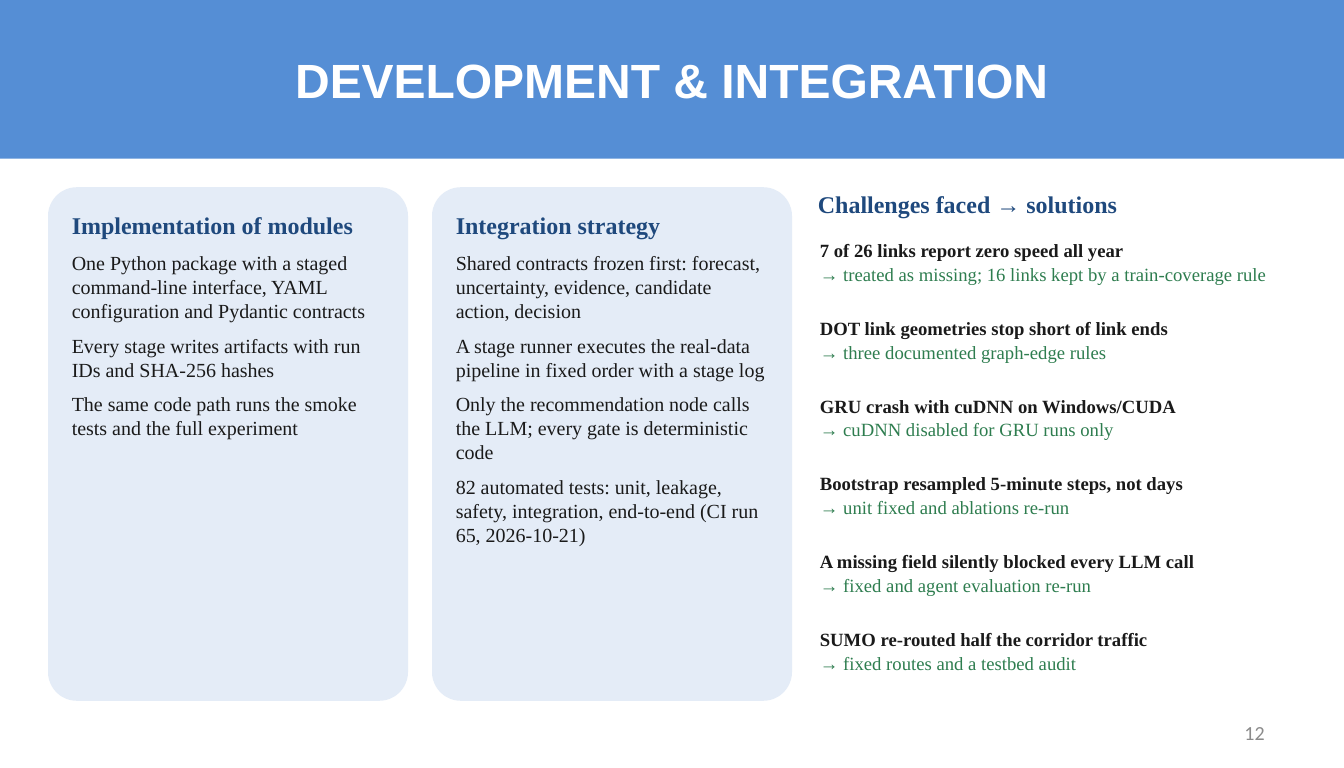
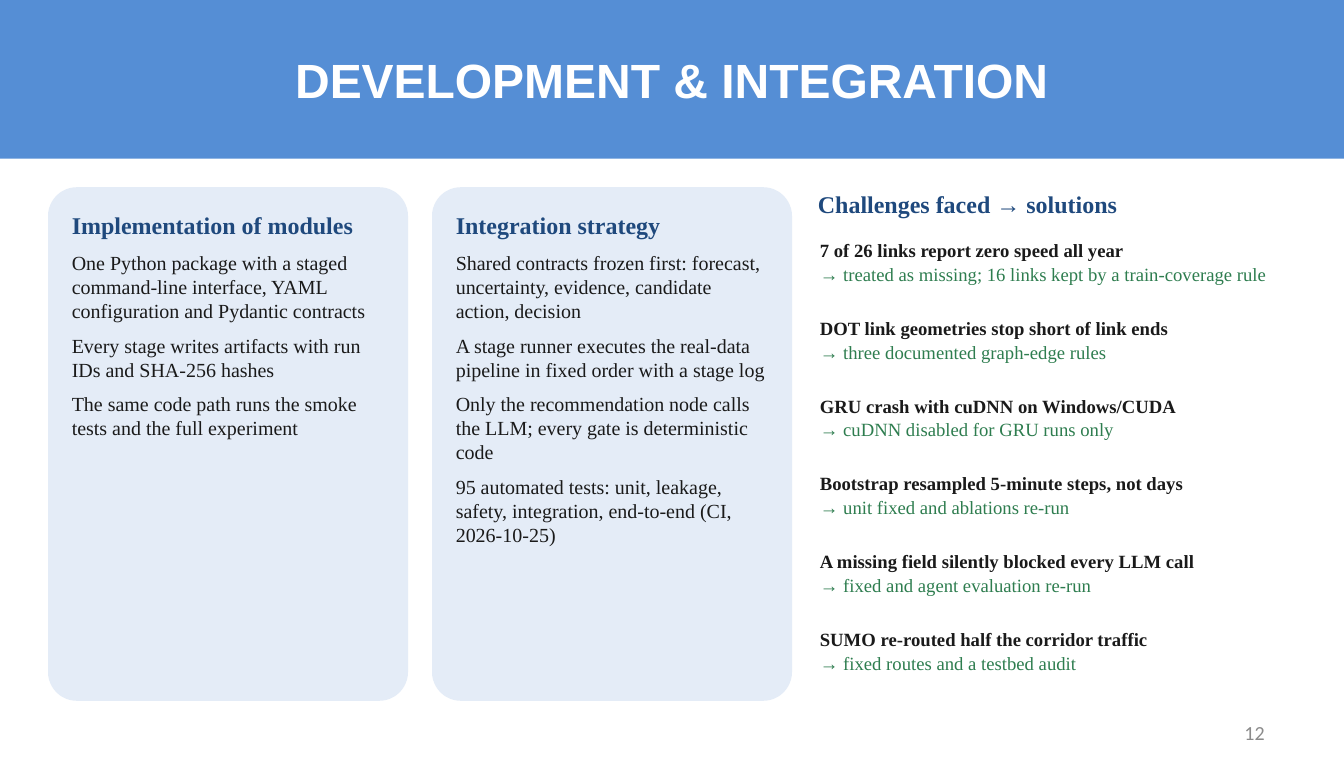
Before and after one commit to sricharansk/Major-Project, a slide deck: slide 12 of presentation/Final_Review_S_K_Sricharan_25MML1010.pptx. Drawn at 1344x768 pixels with LibreOffice and Linux fonts; fonts in the diff are those of the drawing. Boxes give left, top, right and bottom in pixels: in the first picture for what was removed or moved away, otherwise in the second. Text is boxed around its words. In the diff, an @@ line names an element or a change of style, - is before the commit and + after.

```diff
--- a/presentation/Final_Review_S_K_Sricharan_25MML1010.pptx
+++ b/presentation/Final_Review_S_K_Sricharan_25MML1010.pptx
@@ text in rounded rectangle at (456,480,732,546): text changed @@
-82 automated tests: unit, leakage, safety, integration, end-to-end (CI run 65, 2026-10-21)
+95 automated tests: unit, leakage, safety, integration, end-to-end (CI, 2026-10-25)
```
Also in this commit, not shown: 2 other slides changed, 2 other files.
